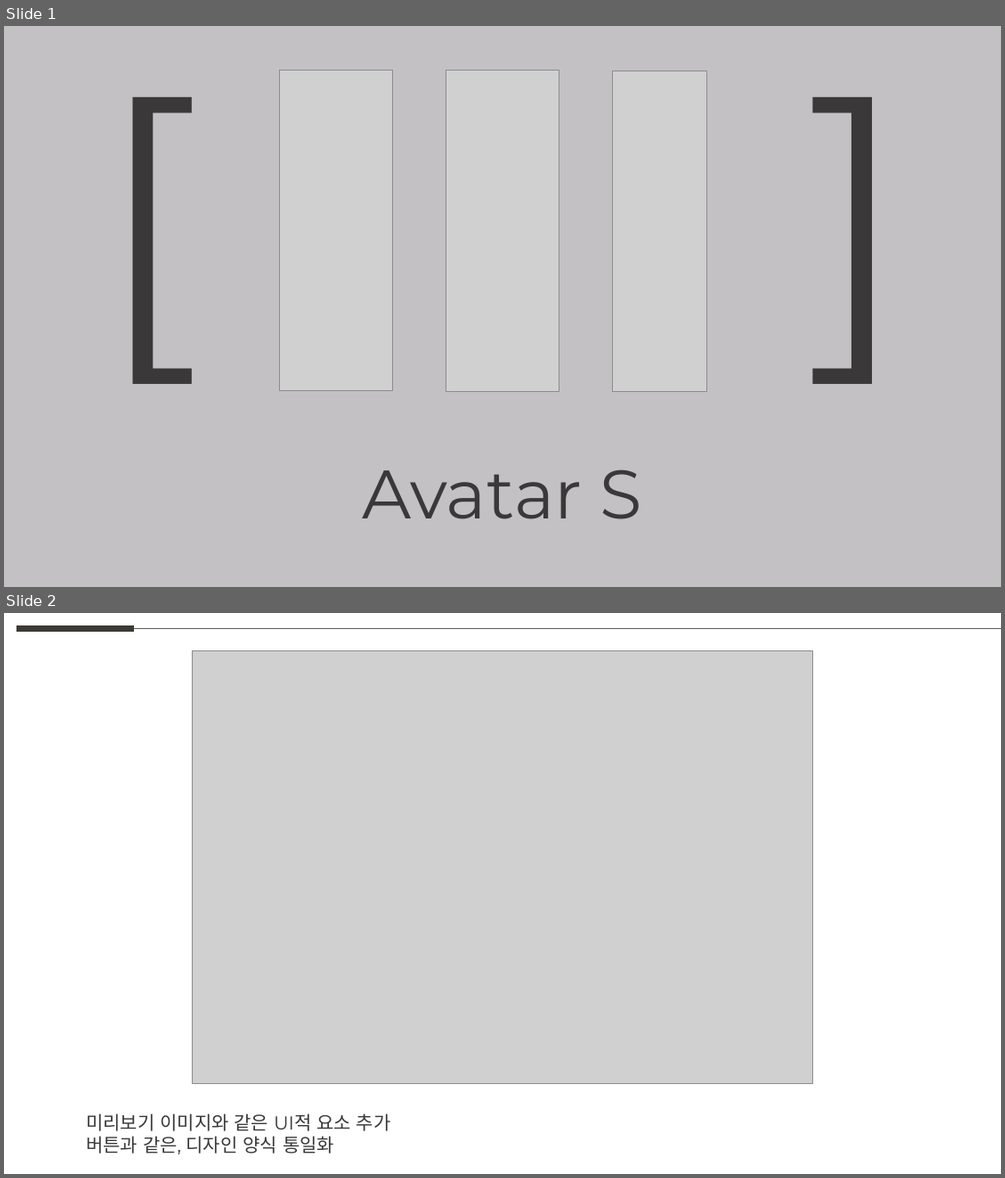
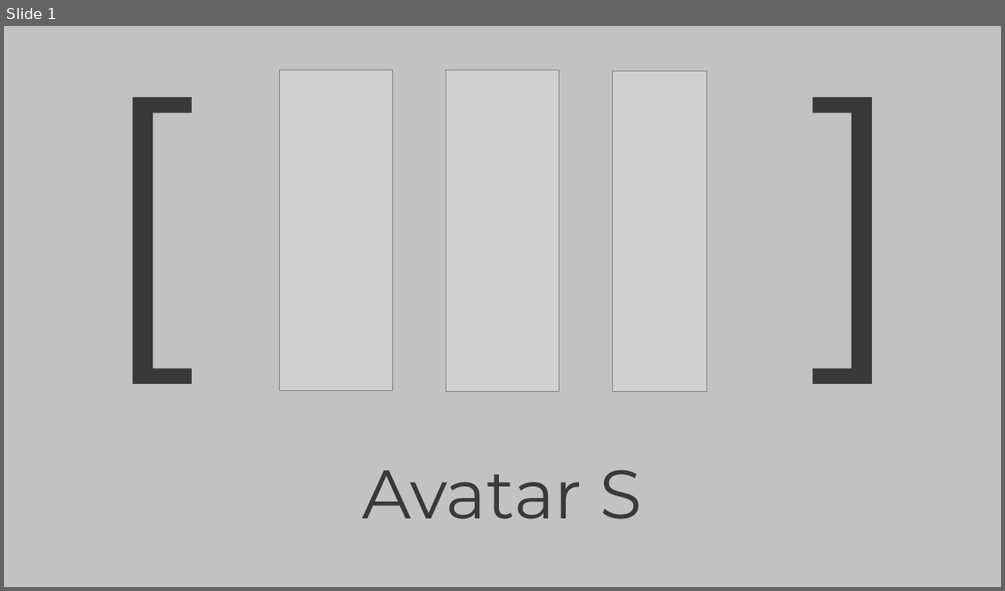
Before and after one commit to weaknessHero/Project_AvatarS, a slide deck: 발표자료/업데이트/LJHPPT.pptx. Shown one above the other, each under a label of ours: slides 1 and 2 before the commit, slide 1 after it. The pictures are 1005x1178 and 1005x591 pixels, drawn with LibreOffice and Linux fonts; fonts in the diff are those of the drawing; grey boxes stand for pictures. Boxes give left, top, right and bottom in pixels: in the first picture for what was removed or moved away, otherwise in the second. Text is boxed around its words. In the diff, an @@ line names an element or a change of style, - is before the commit and + after.

```diff
--- a/발표자료/업데이트/LJHPPT.pptx
+++ b/발표자료/업데이트/LJHPPT.pptx
@@ slide 2 removed at box(4, 613, 1001, 1174), background #FFFFFF @@
@@ line removed from (16, 629) to (134, 629) @@
@@ line removed from (134, 629) to (1001, 629) @@
@@ picture removed at box(192, 651, 812, 1083) @@
@@ text removed at box(86, 1113, 391, 1154) @@
-미리보기 이미지와 같은 UI적 요소 추가
-버튼과 같은, 디자인 양식 통일화
```
Also in this commit, not shown: 3 slides added, 2 other slides removed.
